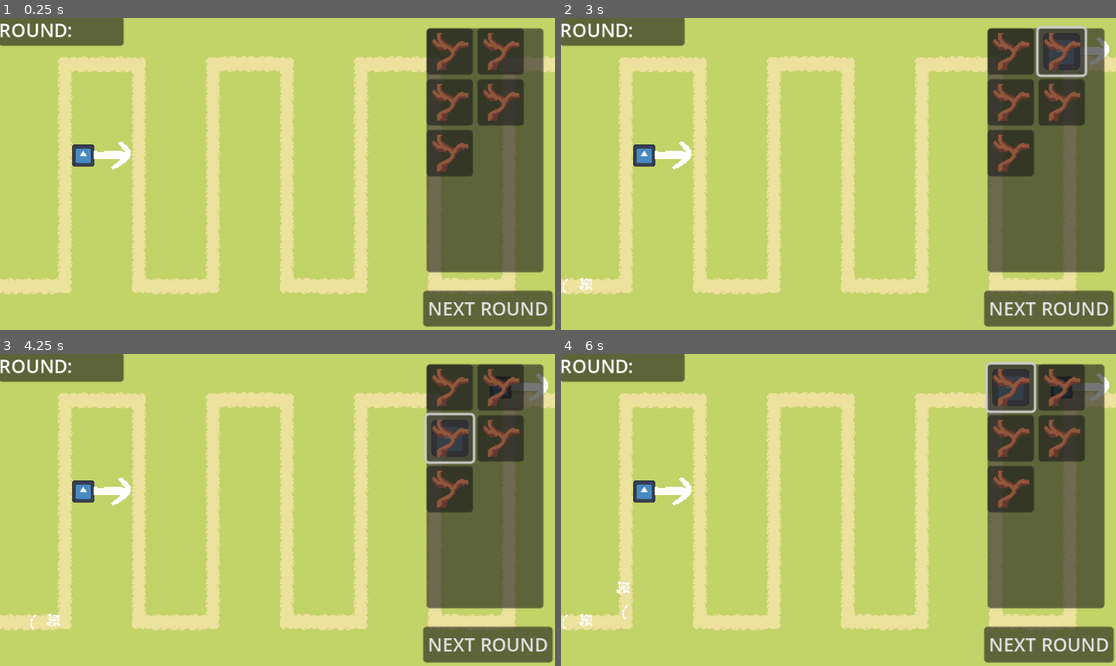
Above: before the commit, frames 1-4 (two rows, left to right).
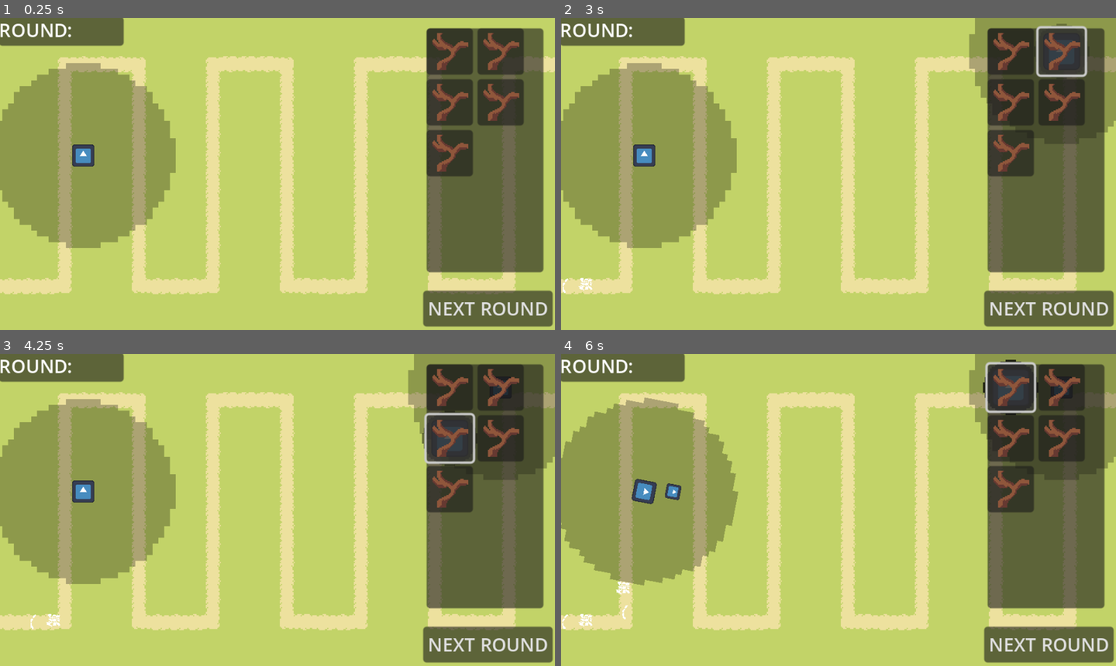
Above: after the commit, the same moments.

Repository: MindVisceral/BoneTD
Game: Godot game, scene res://Levels/Level1/Level1.tscn
Same seed, same stepped clock (60 frames per second), same inputs: the game is played once before the commit and once after it. The engine's default icon, where the game draws it, is replaced by a stand-in: a white triangle on a blue panel in a dark square.
Inputs (mouse positions are in pixels of both pictures, inside the frame that each line leads up to):
- Up to frame 1 (0.25 s): no input
- Up to frame 2 (3 s): click "NEXT ROUND" at 0.5 s; click "NEXT ROUND" at 1.25 s; click (1010, 52) at 2 s; click (1060, 52) at 2.75 s
- Up to frame 3 (4.25 s): click (449, 438) at 3.5 s
- Up to frame 4 (6 s): click (1060, 438) at 4.25 s; click (1010, 488) at 5 s; click (1010, 388) at 5.75 s

The runs differ from the first frame. In frame 1, 15% of the frame differs, in the area x 0-32%, y 14-74%; in frame 2, 17%; in frame 3, 17%; in frame 4, 18%, in the area x 0-100%, y 0-75%.

Commit message:
Renamed TowerRange, added TowerRange visuals

Diff:
--- a/Entities/Enemies/BaseEnemy/BaseSelectButton.gd
+++ b/Entities/Enemies/BaseEnemy/BaseSelectButton.gd
@@ -8,9 +8,6 @@
 @export var tower_handler: TowerHandler
 
 
-func _ready() -> void:
-	pass
-
 ## This button has been pressed, the Player wants to place this button's Tower.
 ## The TowerHandler will handle that.
 func _on_pressed() -> void:
--- a/Entities/Towers/BaseTower/BaseTower.gd
+++ b/Entities/Towers/BaseTower/BaseTower.gd
@@ -7,8 +7,15 @@
 
 @export_group("References")
 
+## Collider of the Area which makes the Tower detect Enemies.
+## Used by TowerRangeVisuals to show the Tower's range
+@export var tower_range_collider: CollisionShape2D
+
+## Point from which the Bullet will spawn.
 @export var bullet_spawn_point: Marker2D
 
+## Sprite, which shows the Tower's range to the Player. Scaled to the right size on _ready()
+@export var tower_range_visuals: Sprite2D
 
 ###-------------------------------------------------------------------------###
 ##### Enemy-related Variables
@@ -71,6 +78,10 @@
 ##### Variable storage
 ###-------------------------------------------------------------------------###
 
+## 1 pixel of TowerRange is worth '0.0625' in TowerRangeVisuals scale
+## When TowerRange is 20px, TowerRangeVisuals scale is et to 1.25
+const range_to_range_visuals_rate: float = 0.0625
+
 ## All Enemies in range of this tower. The first entry in this Array is the first tower added.
 var EnemiesInRangeArray: Array = []
 
@@ -82,6 +93,12 @@
 
 
 func _ready() -> void:
+	##
+	tower_range_visuals.scale = Vector2( \
+		tower_range_collider.shape.radius * range_to_range_visuals_rate,
+		tower_range_collider.shape.radius * range_to_range_visuals_rate)
+
+
 	## Set ShotDelayTimer's wait_time and start it up
 	ShotDelayTimer.wait_time = shot_delay
 	ShotDelayTimer.start()
@@ -153,7 +170,7 @@
 ##### Targetting functions
 ###-------------------------------------------------------------------------###
 
-## When TowerDetectionArea sees a new Enemy in range...
+## When TowerRange sees a new Enemy in range...
 func new_enemy_in_range(Enemy: BaseEnemy) -> void:
 	EnemiesInRangeArray.append(Enemy)
 
@@ -162,7 +179,7 @@
 	## A new Enemy has entered the Tower's range. Check if it should become the new current_target
 	change_current_target()
 
-## When TowerDetectionArea sees an Enemy is out of range...
+## When TowerRange sees an Enemy is out of range...
 func new_enemy_out_of_range(Enemy: BaseEnemy) -> void:
 	EnemiesInRangeArray.erase(Enemy)
 
--- a/Entities/Towers/BaseTower/BaseTower.tscn
+++ b/Entities/Towers/BaseTower/BaseTower.tscn
@@ -1,8 +1,9 @@
-[gd_scene load_steps=4 format=3 uid="uid://u1qyk1m1yco0"]
+[gd_scene load_steps=5 format=3 uid="uid://u1qyk1m1yco0"]
 
 [ext_resource type="Script" path="res://Entities/Towers/BaseTower/BaseTower.gd" id="1_qn6n7"]
 [ext_resource type="Texture2D" uid="uid://c6mdmcmvjs336" path="res://icon.svg" id="1_vx0cn"]
-[ext_resource type="PackedScene" uid="uid://cs8y67w2tt7sd" path="res://Entities/Towers/BaseTower/TowerDetectionArea.tscn" id="2_12v22"]
+[ext_resource type="PackedScene" uid="uid://cs8y67w2tt7sd" path="res://Entities/Towers/BaseTower/TowerRange.tscn" id="2_fac3i"]
+[ext_resource type="Texture2D" uid="uid://ctnhv3wt1ocbd" path="res://placeholder_5.png" id="3_33okv"]
 
 [node name="BaseTower" type="StaticBody2D" node_paths=PackedStringArray("bullet_spawn_point")]
 collision_layer = 2
@@ -10,8 +11,12 @@
 script = ExtResource("1_qn6n7")
 bullet_spawn_point = NodePath("BulletSpawnPoint")
 
-[node name="TowerDetectionArea" parent="." node_paths=PackedStringArray("Tower") instance=ExtResource("2_12v22")]
+[node name="TowerRange" parent="." node_paths=PackedStringArray("Tower") instance=ExtResource("2_fac3i")]
 Tower = NodePath("..")
+
+[node name="TowerRangeVisuals" type="Sprite2D" parent="."]
+modulate = Color(1, 1, 1, 0.27451)
+texture = ExtResource("3_33okv")
 
 [node name="Sprite" type="Sprite2D" parent="."]
 scale = Vector2(0.15, 0.15)
@@ -24,4 +29,4 @@
 
 [node name="BulletSpawnPoint" type="Marker2D" parent="."]
 
-[editable path="TowerDetectionArea"]
+[editable path="TowerRange"]
--- a/Entities/Towers/BaseTower/TowerDetectionArea.gd
+++ b/Entities/Towers/BaseTower/TowerRange.gd
@@ -1,9 +1,14 @@
-class_name TowerDetectionArea
+class_name TowerRange
 extends Area2D
 
 
 ## A reference to the Tower
 @export var Tower: BaseTower
+
+## Reference to this Area's Collider.
+## Necessary to be known by the Tower to show the Tower's range with a Sprite
+@export var collider: CollisionShape2D
+
 
 ## When an Enemy (specifically the Enemy's EnemyDetectedArea) enters this Area's range...
 func _on_entered(area: EnemyDetectedArea) -> void:
--- a/Entities/Towers/BaseTower/TowerDetectionArea.tscn
+++ b/Entities/Towers/BaseTower/TowerRange.tscn
@@ -1,11 +1,11 @@
 [gd_scene load_steps=2 format=3 uid="uid://cs8y67w2tt7sd"]
 
-[ext_resource type="Script" path="res://Entities/Towers/BaseTower/TowerDetectionArea.gd" id="1_o1go0"]
+[ext_resource type="Script" path="res://Entities/Towers/BaseTower/TowerRange.gd" id="1_m7udi"]
 
-[node name="TowerDetectionArea" type="Area2D"]
+[node name="TowerRange" type="Area2D"]
 collision_layer = 64
 collision_mask = 128
-script = ExtResource("1_o1go0")
+script = ExtResource("1_m7udi")
 
 [node name="Collider" type="CollisionShape2D" parent="."]
 
--- a/Entities/Towers/StickGuy/StickGuy.tscn
+++ b/Entities/Towers/StickGuy/StickGuy.tscn
@@ -1,33 +1,33 @@
-[gd_scene load_steps=6 format=3 uid="uid://cqmttjx0vrf5k"]
+[gd_scene load_steps=5 format=3 uid="uid://cqmttjx0vrf5k"]
 
 [ext_resource type="PackedScene" uid="uid://u1qyk1m1yco0" path="res://Entities/Towers/BaseTower/BaseTower.tscn" id="1_s74lq"]
 [ext_resource type="PackedScene" uid="uid://c6033qphpoajv" path="res://Entities/Towers/StickGuy/StickBullet.tscn" id="2_ddlig"]
-[ext_resource type="Texture2D" uid="uid://cb5o1u3dfx3li" path="res://placeholder_3.png" id="3_y2g6i"]
 
-[sub_resource type="CircleShape2D" id="CircleShape2D_7qmdv"]
-radius = 20.0
+[sub_resource type="CircleShape2D" id="CircleShape2D_2ixhf"]
+radius = 80.0
 
-[sub_resource type="CircleShape2D" id="CircleShape2D_qbvre"]
-radius = 8.0
+[sub_resource type="CircleShape2D" id="CircleShape2D_bok23"]
+radius = 9.0
 
-[node name="StickGuy" instance=ExtResource("1_s74lq")]
+[node name="StickGuy" node_paths=PackedStringArray("tower_range_collider", "tower_range_visuals") instance=ExtResource("1_s74lq")]
+tower_range_collider = NodePath("TowerRange/Collider")
+tower_range_visuals = NodePath("TowerRangeVisuals")
 bullet_scene = ExtResource("2_ddlig")
 shot_delay = 0.5
 bullet_speed = 3
 bullet_damage = 0
 bullet_piercing_amount = 4
 
-[node name="Collider" parent="TowerDetectionArea" index="0"]
-shape = SubResource("CircleShape2D_7qmdv")
+[node name="Collider" parent="TowerRange" index="0"]
+shape = SubResource("CircleShape2D_2ixhf")
 
-[node name="Collider" parent="." index="2"]
-shape = SubResource("CircleShape2D_qbvre")
+[node name="TowerRangeVisuals" parent="." index="1"]
+scale = Vector2(6.25, 6.25)
 
-[node name="BulletSpawnPoint" parent="." index="4"]
+[node name="Collider" parent="." index="3"]
+shape = SubResource("CircleShape2D_bok23")
+
+[node name="BulletSpawnPoint" parent="." index="5"]
 position = Vector2(25, 0)
 
-[node name="placeholder" type="Sprite2D" parent="." index="5"]
-position = Vector2(25, 1)
-texture = ExtResource("3_y2g6i")
-
-[editable path="TowerDetectionArea"]
+[editable path="TowerRange"]
--- a/Entities/Towers/TempTower.gd
+++ b/Entities/Towers/TempTower.gd
@@ -1,5 +1,10 @@
 class_name TempTower
 extends Area2D
+
+
+##
+@export var tower_range_visuals: Sprite2D
+
 
 ## This Tower will be placed at TempTower's position when the Player wants to place it.
 ## This is passed by the TowerHandler
@@ -11,12 +16,11 @@
 
 ## The Menu and other UI elements are Areas. If this is true, then the Tower can be placed.
 var areas_clear: bool = true
-
+#
 ## Towers and the Environment are Bodies. If this is true, then the Tower can be placed.
 var bodies_clear: bool = true
 
-func _ready() -> void:
-	pass
+
 
 ## Make this Node follow the mouse until it's queue_free()-d
 func _physics_process(delta: float) -> void:
@@ -43,20 +47,15 @@
 ## Touches a Menu, can't be placed.
 func _on_area_entered(area: Area2D) -> void:
 	areas_clear = false
-	print("areas taken")
-
+#
 ## All Areas clear, can be placed now.
 func _on_area_exited(area: Area2D) -> void:
 	areas_clear = true
-	print("areas clear")
-
 
 ## Touches another Tower or the Environment, can't be placed.
 func _on_body_entered(body: Node2D) -> void:
 	bodies_clear = false
-	print("bodies taken")
-
+#
 ## All Bodies clear, can be placed now.
 func _on_body_exited(body: Node2D) -> void:
 	bodies_clear = true
-	print("bodies clear")
--- a/Entities/Towers/TempTower.tscn
+++ b/Entities/Towers/TempTower.tscn
@@ -1,17 +1,24 @@
-[gd_scene load_steps=4 format=3 uid="uid://dheaw4xfjifiv"]
+[gd_scene load_steps=5 format=3 uid="uid://dheaw4xfjifiv"]
 
 [ext_resource type="Texture2D" uid="uid://c6mdmcmvjs336" path="res://icon.svg" id="1_bc8k8"]
 [ext_resource type="Script" path="res://Entities/Towers/TempTower.gd" id="1_xdyis"]
+[ext_resource type="Texture2D" uid="uid://ctnhv3wt1ocbd" path="res://placeholder_5.png" id="2_2c8o6"]
 
 [sub_resource type="CircleShape2D" id="CircleShape2D_j6hnj"]
 radius = 15.0
 
-[node name="TempTower" type="Area2D"]
+[node name="TempTower" type="Area2D" node_paths=PackedStringArray("tower_range_visuals")]
 collision_layer = 2
 collision_mask = 3
 script = ExtResource("1_xdyis")
+tower_range_visuals = NodePath("TowerRangeVisuals")
 
-[node name="Sprite2D" type="Sprite2D" parent="."]
+[node name="TowerRangeVisuals" type="Sprite2D" parent="."]
+modulate = Color(1, 1, 1, 0.27451)
+scale = Vector2(1.5, 1.5)
+texture = ExtResource("2_2c8o6")
+
+[node name="TowerSprite" type="Sprite2D" parent="."]
 scale = Vector2(0.25, 0.25)
 texture = ExtResource("1_bc8k8")
 
--- a/Levels/Level1/Level1.tscn
+++ b/Levels/Level1/Level1.tscn
@@ -6,6 +6,7 @@
 [ext_resource type="PackedScene" uid="uid://ixusat1leq8h" path="res://Levels/TowerHandler.tscn" id="4_6772l"]
 [ext_resource type="PackedScene" uid="uid://cqmttjx0vrf5k" path="res://Entities/Towers/StickGuy/StickGuy.tscn" id="5_0yo07"]
 [ext_resource type="PackedScene" uid="uid://cbdr67v8qd072" path="res://Entities/Towers/StickGuy/StickGuySelectButton.tscn" id="6_4qvdn"]
+[ext_resource type="Texture2D" uid="uid://c6mdmcmvjs336" path="res://icon.svg" id="6_6l325"]
 
 [sub_resource type="NavigationPolygon" id="NavigationPolygon_2vxpa"]
 vertices = PackedVector2Array(8, 8, -8, 8, -8, -8, 8, -8)
@@ -444,6 +445,9 @@
 
 [node name="StickGuy" parent="TowerHandler/Towers" index="0" instance=ExtResource("5_0yo07")]
 position = Vector2(72, 119)
+target_priority = 0
+tower_rotates_to_enemy = true
+bullet_sprite = ExtResource("6_6l325")
 
 [node name="MovementPath" type="Path2D" parent="."]
 z_index = 1
Not shown: 1 places in Levels/Level1/Level1.tscn that only renumber resources
Binary file added: placeholder_5.png
Not shown, added: placeholder_5.png.import
